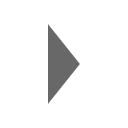
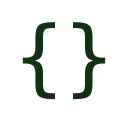
Before/after of a (128, 128) layered artwork. What changed in the layer stack:
hid "play" over [22, 22, 106, 104]
